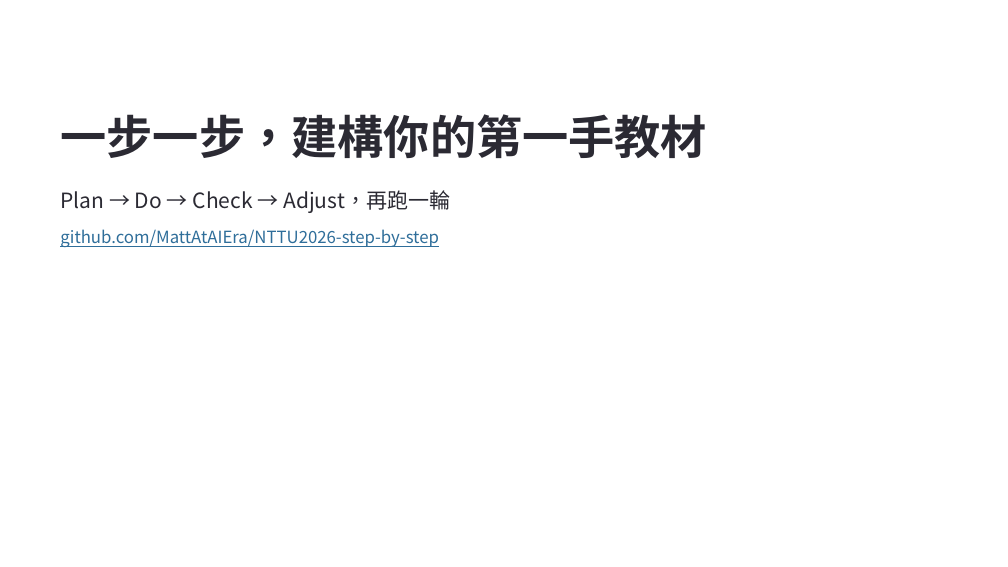
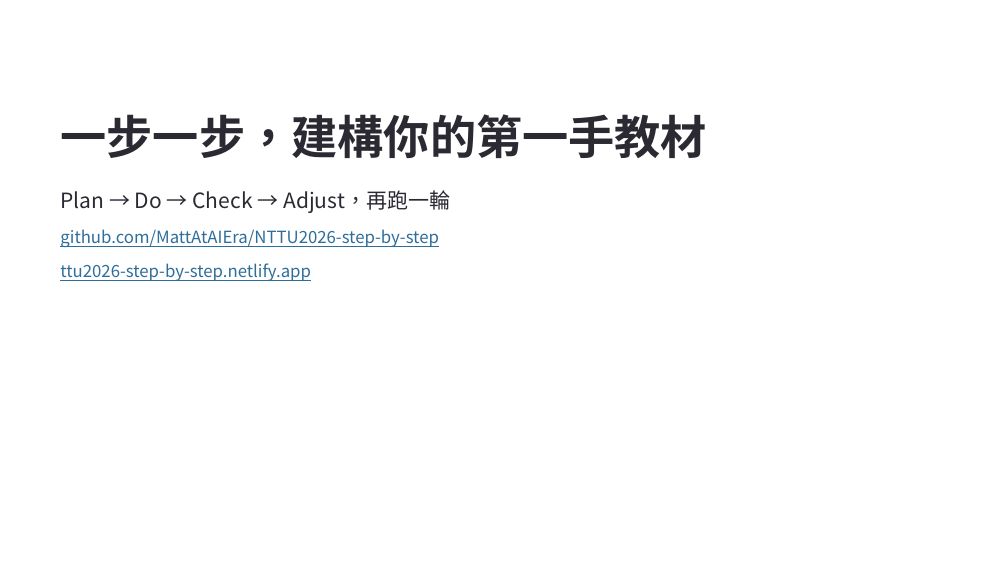
Before and after one commit to MattAtAIEra/NTTU2026-step-by-step, a slide deck: slide 37 of doc/Step-by-Step_建構你的第一手教材_PDCA.pptx (slide 31 before the commit). Drawn at 1008x567 pixels with LibreOffice and Linux fonts; fonts in the diff are those of the drawing; background and template pictures are left out. Boxes give left, top, right and bottom in pixels: in the first picture for what was removed or moved away, otherwise in the second. Text is boxed around its words. In the diff, an @@ line names an element or a change of style, - is before the commit and + after.

```diff
--- a/doc/Step-by-Step_建構你的第一手教材_PDCA.pptx
+++ b/doc/Step-by-Step_建構你的第一手教材_PDCA.pptx
@@ text added at <box>60,263,311,281</box>, 16 pt, text #2F6E9A, underline @@
+ttu2026-step-by-step.netlify.app
```
Also in this commit, not shown: 7 other slides changed, 8 slides added, 2 slides removed.
